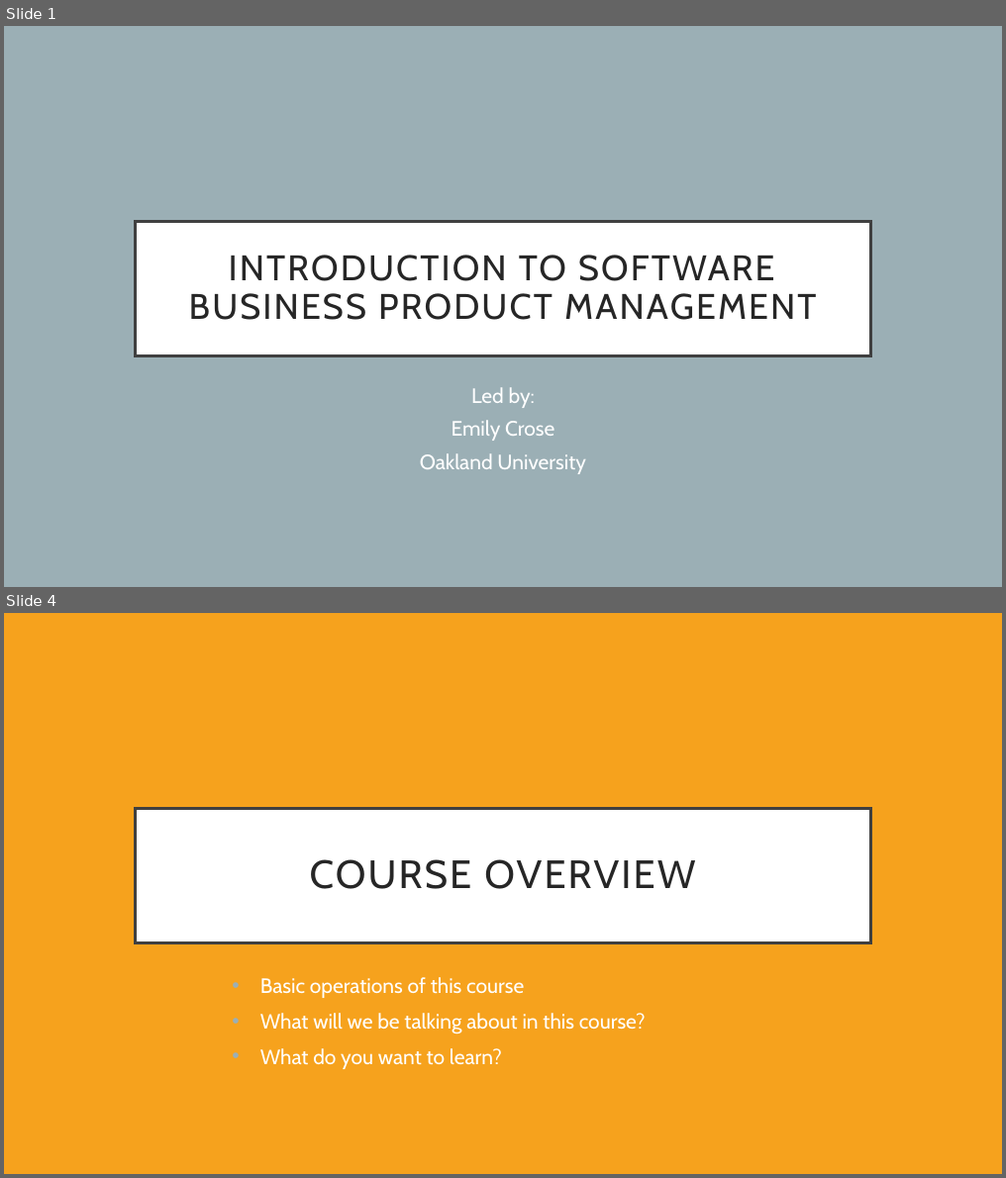
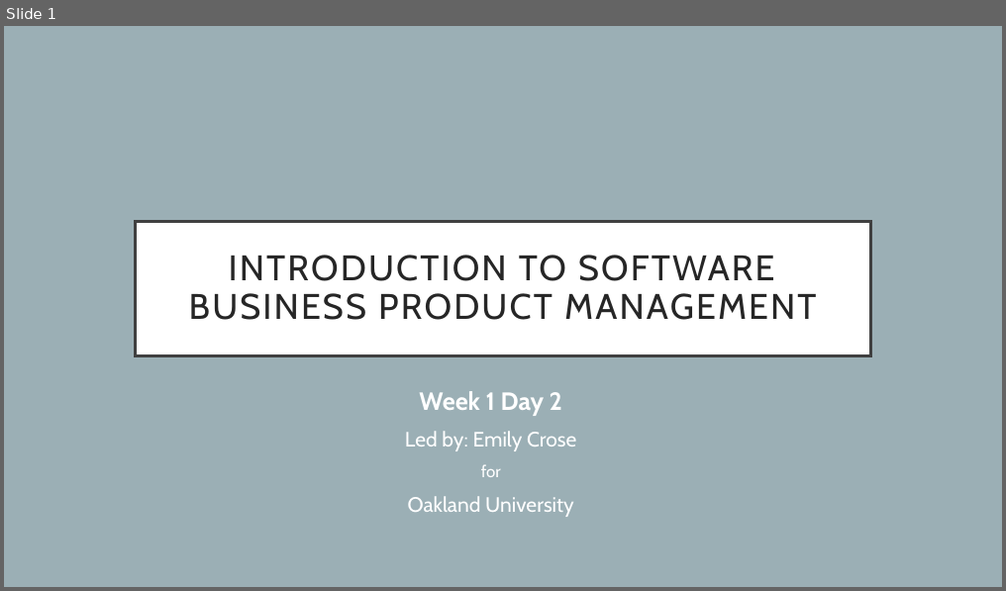
Before and after one commit to hexa-decim8/ISBPM, a slide deck: Class_Materials/Week_1/Day_2/ISBPM w1d2.pptx. Shown one above the other, each under a label of ours: slides 1 and 4 before the commit, slide 1 after it; the slides between them are not shown. The pictures are 1006x1178 and 1006x591 pixels, drawn with LibreOffice and Linux fonts; fonts in the diff are those of the drawing. Boxes give left, top, right and bottom in pixels: in the first picture for what was removed or moved away, otherwise in the second. Text is boxed around its words. In the diff, an @@ line names an element or a change of style, - is before the commit and + after.

```diff
--- a/Class_Materials/Week_1/Day_2/ISBPM w1d2.pptx
+++ b/Class_Materials/Week_1/Day_2/ISBPM w1d2.pptx
@@ slide 4 removed at (4,613,1002,1174), background #F6A21D @@
@@ title removed at (135,808,871,943) @@
-COURSE OVERVIEW
@@ text removed at (260,977,646,1069) @@
-• Basic operations of this course
-• What will we be talking about in this course?
-• What do you want to learn?
@@ slide 1 changed as well @@
@@ subtitle "Week 1 Day 2": place and size @@
-subtitle "Week 1 Day 2" at (420,387,586,474)
+subtitle "Week 1 Day 2" at (405,391,576,517)
@@ subtitle at (405,391,576,477): text changed @@
-Led by:
-Emily Crose
+Week 1 Day 2
+Led by: Emily Crose
+for
@@ subtitle at (408,496,574,517): line spacing 0.9 to 1 @@
```
Also in this commit, not shown: 6 slides added, 5 other slides removed.
